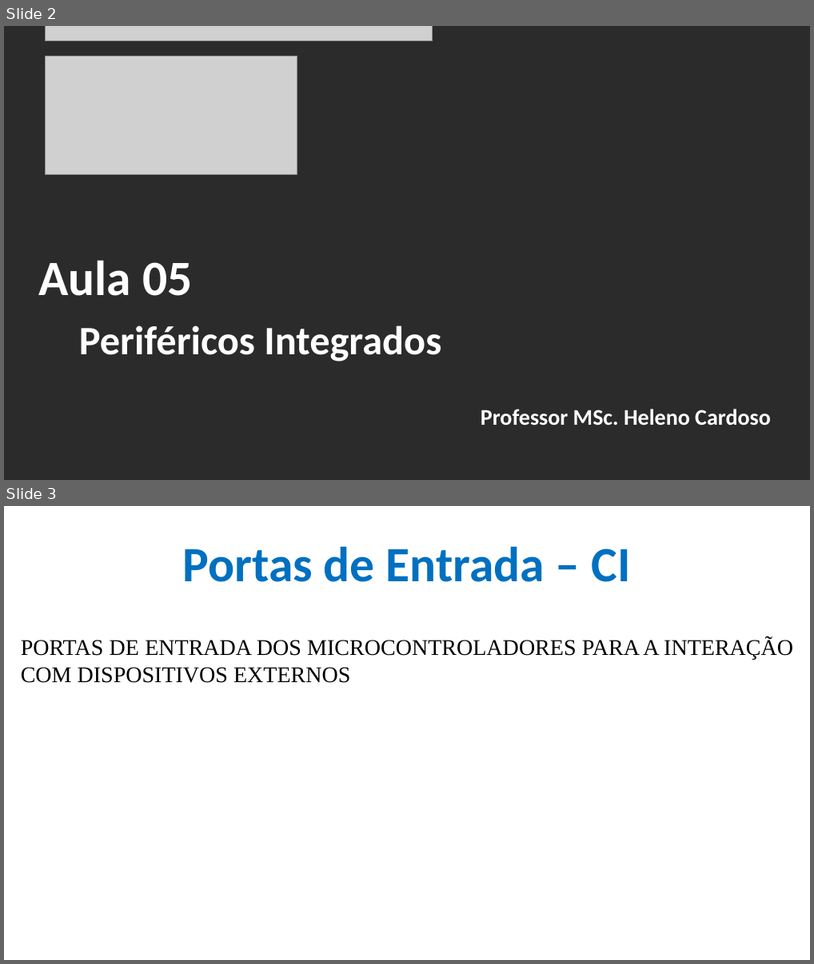
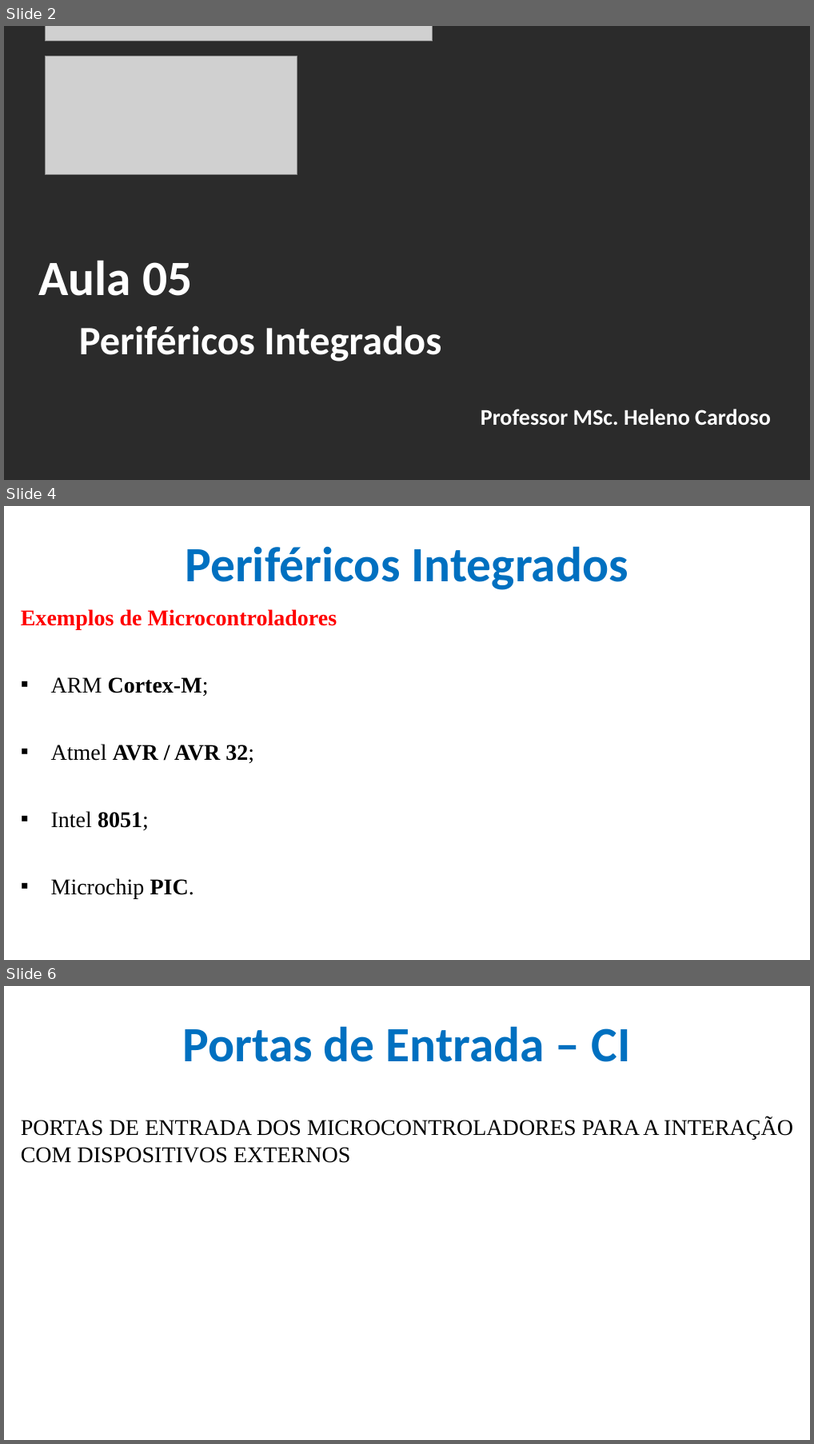
Before and after one commit to CloudEducationBrazil/WydenArea1ProgramacaoMicrocontroladores, a slide deck: 01 Classes/Aula 05 - Programação Microcontroladores - Periféricos Integrados - Portas e Conversores.pptx. Shown one above the other, each under a label of ours: slides 2 and 3 before the commit, slides 2, 4 and 6 after it; the slides between them are not shown. The pictures are 814x964 and 814x1444 pixels, drawn with LibreOffice and Linux fonts; fonts in the diff are those of the drawing; grey boxes stand for pictures; background and template pictures are left out; a plain dark background stands for a picture behind light text. Boxes give left, top, right and bottom in pixels: in the first picture for what was removed or moved away, otherwise in the second. Text is boxed around its words. In the diff, an @@ line names an element or a change of style, - is before the commit and + after.

Commit message:
Aula 06 Microcont 12042023

```diff
--- a/01 Classes/Aula 05 - Programação Microcontroladores - Periféricos Integrados - Portas e Conversores.pptx
+++ b/01 Classes/Aula 05 - Programação Microcontroladores - Periféricos Integrados - Portas e Conversores.pptx
@@ slide 4 added at bbox=[4, 506, 810, 960], background picture (left out) @@
@@ title added at bbox=[185, 546, 628, 590], 44 pt, text #0070C0, bold @@
+Periféricos Integrados
@@ text added at bbox=[21, 609, 338, 898], 20 pt, text #000000, bold @@
+Exemplos de Microcontroladores
+▪ ARM Cortex-M;
+▪ Atmel AVR / AVR 32;
+▪ Intel 8051;
+▪ Microchip PIC.
@@ what was slide 3 is now slide 6 @@
```
Also in this commit, not shown: 2 other slides added, 1 other file.
